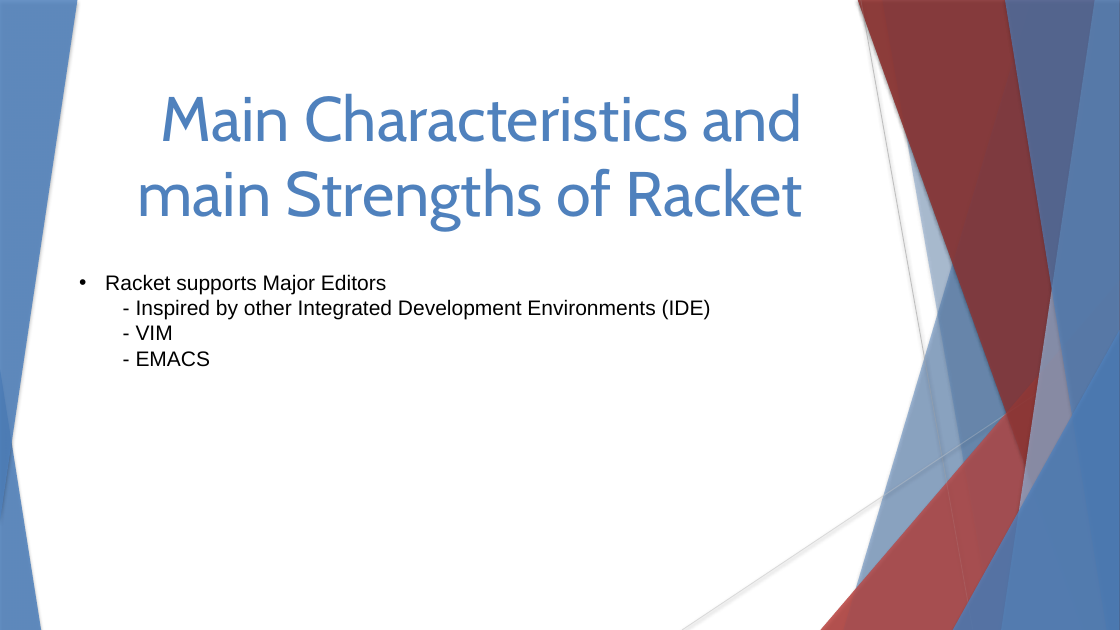
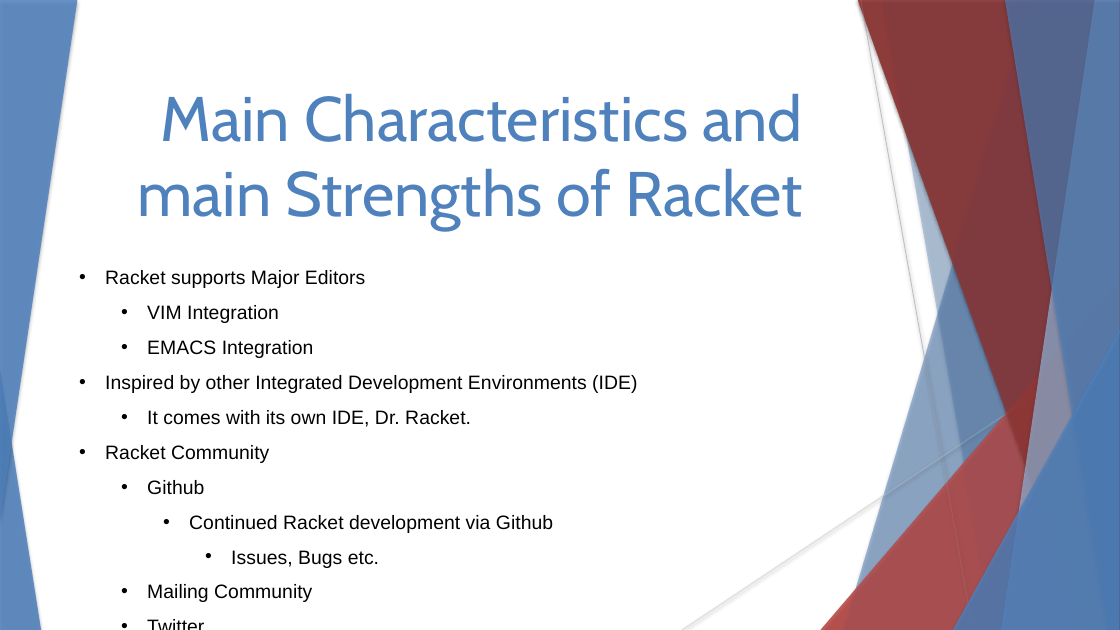
Before and after one commit to stevester94/CSC201_Project, a slide deck: slide 7 of CSC201Sec3Proj3Team4.pptx. Drawn at 1120x630 pixels with LibreOffice and Linux fonts; fonts in the diff are those of the drawing. Boxes give left, top, right and bottom in pixels: in the first picture for what was removed or moved away, otherwise in the second. Text is boxed around its words. In the diff, an @@ line names an element or a change of style, - is before the commit and + after.

```diff
--- a/CSC201Sec3Proj3Team4.pptx
+++ b/CSC201Sec3Proj3Team4.pptx
@@ text at (105,270,637,602): text changed; size 18 to 16.6 pt @@
-• Racket supports Major Editors
-  - Inspired by other Integrated Development Environments (IDE)
-  - VIM
-  - EMACS
+• Racket supports Major Editors
+  • VIM Integration
+  • EMACS Integration
+• Inspired by other Integrated Development Environments (IDE)
+  • It comes with its own IDE, Dr. Racket.
+• Racket Community
+  • Github
+    • Continued Racket development via Github
+      • Issues, Bugs etc.
+  • Mailing Community
+  • Twitter
```
Also in this commit, not shown: 2 other slides changed.
